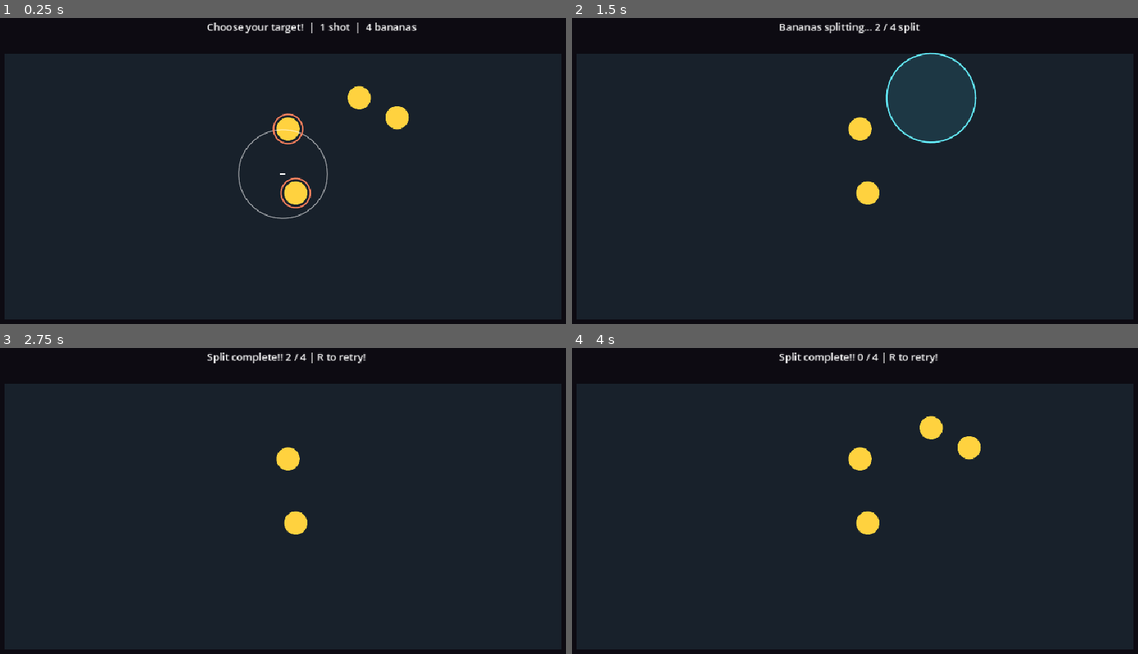
Above: before the commit, frames 1-4 (two rows, left to right).
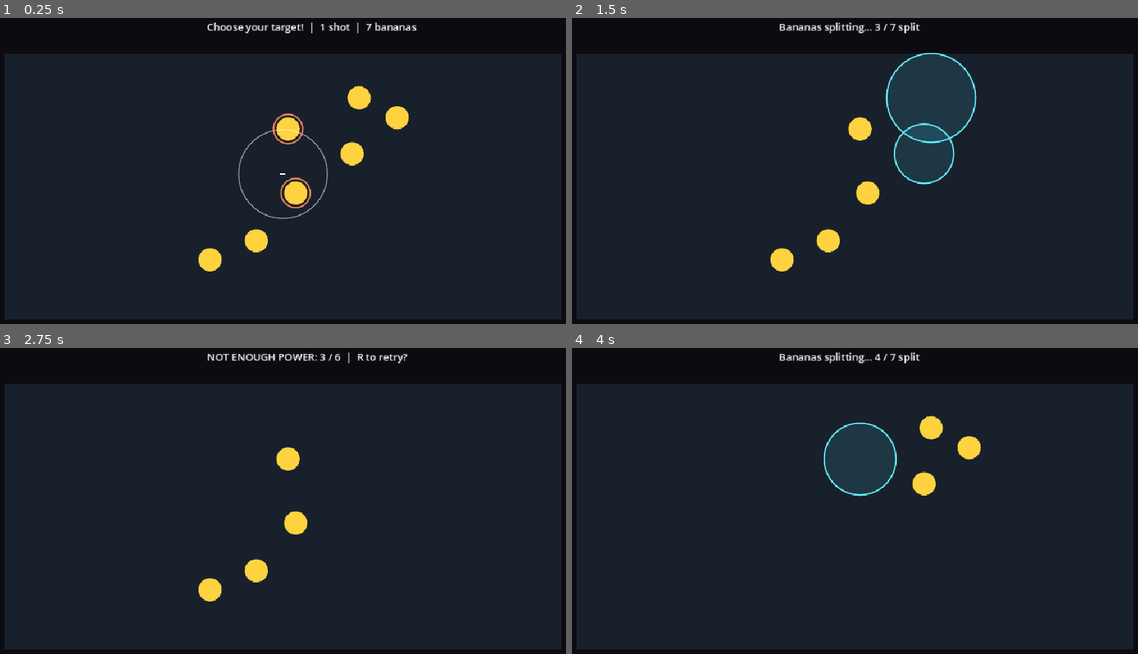
Above: after the commit, the same moments.

Repository: UnderstoodUseYourUsernameHere/banana-fission
Game: Godot game, scene res://scenes/main.tscn
Same seed, same stepped clock (60 frames per second), same inputs: the game is played once before the commit and once after it.
Inputs (mouse positions are in pixels of both pictures, inside the frame that each line leads up to):
- Up to frame 1 (0.25 s): no input
- Up to frame 2 (1.5 s): tap Enter at 0.5 s; move the mouse to (990, 155) at 0.52 s; press the mouse at (990, 155) at 0.53 s; hold Right 0.53-1.28 s; move the mouse to (730, 192) at 1.27 s; release the mouse at (730, 192) at 1.28 s; hold Down from 1.28 s (still down); tap Alt at 1.35 s
- Up to frame 3 (2.75 s): move the mouse to (345, 427) at 2.02 s; release Down at 2.03 s; hold Right from 2.03 s (still down); tap Shift at 2.1 s
- Up to frame 4 (4 s): tap R (restart) at 2.75 s; move the mouse to (826, 571) at 2.77 s; release Right at 2.78 s; hold Up 2.78-3.53 s; click (826, 571) at 2.85 s; move the mouse to (1036, 556) at 3.52 s; hold Left from 3.53 s (still down); tap Alt at 3.6 s

The runs differ from the first frame. In frame 1, 0.8% of the frame differs, in the area x 35-66%, y 1-83%; in frame 2, 1.9%; in frame 3, 1.1%; in frame 4, 3.4%, in the area x 36-65%, y 1-61%.

Commit message:
feat: add power heat limit and energy target with fail condition

Diff:
--- a/scenes/main.tscn
+++ b/scenes/main.tscn
@@ -6,6 +6,7 @@
 
 [node name="Main" type="Node2D" unique_id=922528448]
 script = ExtResource("1_o5qli")
+heat_limit = 6
 
 [node name="Background" type="ColorRect" parent="." unique_id=1974400762]
 offset_right = 960.0
@@ -27,16 +28,32 @@
 
 [node name="Banana" parent="Bananas" unique_id=993941136 instance=ExtResource("2_0wfyh")]
 position = Vector2(500, 300)
-reaction_radius = null
+power_yield = null
+heat_yield = null
 
 [node name="Banana2" parent="Bananas" unique_id=1195052591 instance=ExtResource("2_0wfyh")]
 position = Vector2(488, 199)
+power_yield = null
+heat_yield = null
 
 [node name="Banana3" parent="Bananas" unique_id=753059844 instance=ExtResource("2_0wfyh")]
 position = Vector2(600, 150)
+power_yield = null
+heat_yield = null
 
 [node name="Banana4" parent="Bananas" unique_id=985722857 instance=ExtResource("2_0wfyh")]
 position = Vector2(660, 181)
+power_yield = null
+heat_yield = null
+
+[node name="Banana5" parent="Bananas" unique_id=1469265384 instance=ExtResource("2_0wfyh")]
+position = Vector2(589, 238)
+
+[node name="Banana6" parent="Bananas" unique_id=1158204577 instance=ExtResource("2_0wfyh")]
+position = Vector2(438, 375)
+
+[node name="Banana7" parent="Bananas" unique_id=1937469306 instance=ExtResource("2_0wfyh")]
+position = Vector2(365, 405)
 
 [node name="Pulses" type="Node2D" parent="." unique_id=402704835]
 unique_name_in_owner = true
--- a/scripts/banana.gd
+++ b/scripts/banana.gd
@@ -4,6 +4,9 @@
 signal split_occurred(banana: Banana)
 @export_range(10.0, 300.0, 1.0) var reaction_radius: float = 90.0
 var alive: bool = true
+
+@export_range(0, 20, 1) var power_yield: int = 1
+@export_range(0, 20, 1) var heat_yield: int = 1
 
 @export_range(4.0, 64.0, 1.0) var hit_radius: float = 18.0:
 	set(value):
--- a/scripts/main.gd
+++ b/scripts/main.gd
@@ -9,6 +9,9 @@
 	COMPLETE
 }
 
+@export_range(1, 100, 1) var power_target: int = 6
+@export_range(1, 100, 1) var heat_limit: int = 7
+
 @onready var chamber: ColorRect = $%Chamber
 @onready var pulse_container: Node2D = $%Pulses
 @onready var banana_container: Node2D = $%Bananas
@@ -19,6 +22,8 @@
 var split_count: int = 0
 var active_pulses: Array[Pulse] = []
 var bananas: Array[Banana] = []
+var power_total: int = 0
+var heat_total: int = 0
 
 func _ready() -> void:
 	for child in banana_container.get_children():
@@ -47,6 +52,13 @@
 
 func _on_banana_split(banana: Banana) -> void:
 	split_count += 1
+	power_total += banana.power_yield
+	heat_total += banana.heat_yield
+
+	if heat_total > heat_limit:
+		_finish_round()
+		return
+
 	_spawn_pulse(banana.global_position, banana.reaction_radius)
 	_update_status()
 
@@ -65,13 +77,18 @@
 	for pulse in current_pulses:
 		pulse.advance(delta)
 
+		if pulse.has_finished():
+			active_pulses.erase(pulse)
+			pulse.queue_free()
+			continue
+
 		for banana in bananas:
 			if banana.alive and pulse.reaches(banana.global_position, banana.hit_radius):
 				banana.split()
 
-		if pulse.has_finished():
-			active_pulses.erase(pulse)
-			pulse.queue_free()
+				if state != RoundState.REACTING:
+					return
+
 	if active_pulses.is_empty():
 		_finish_round()
 
@@ -85,7 +102,16 @@
 	active_pulses.append(pulse)
 
 func _finish_round() -> void:
+	if state == RoundState.COMPLETE:
+		return
+
 	state = RoundState.COMPLETE
+	aim.active = false
+
+	for pulse in active_pulses:
+		pulse.queue_free()
+
+	active_pulses.clear()
 	_update_status()
 
 func _update_status() -> void:
@@ -95,4 +121,9 @@
 		RoundState.REACTING:
 			status.text = "Bananas splitting... %d / %d split" % [split_count, bananas.size()]
 		RoundState.COMPLETE:
-			status.text = "Split complete!! %d / %d | R to retry!" % [split_count, bananas.size()]
+			if heat_total > heat_limit:
+				status.text = "OVERHEATED! Heat %d / %d  |  R to retry!" % [heat_total, heat_limit]
+			elif power_total >= power_target:
+				status.text = "STABLE! Power %d  |  Heat %d  | R to retry!" % [power_total, heat_total]
+			else:
+				status.text = "NOT ENOUGH POWER: %d / %d  |  R to retry?" % [power_total, power_target]
